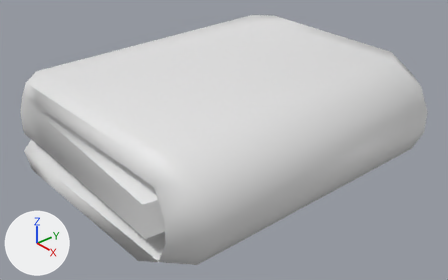
One commit to the Blender file Assets/Blender Files/Assets/Towel.blend: the scene before it, then after it.
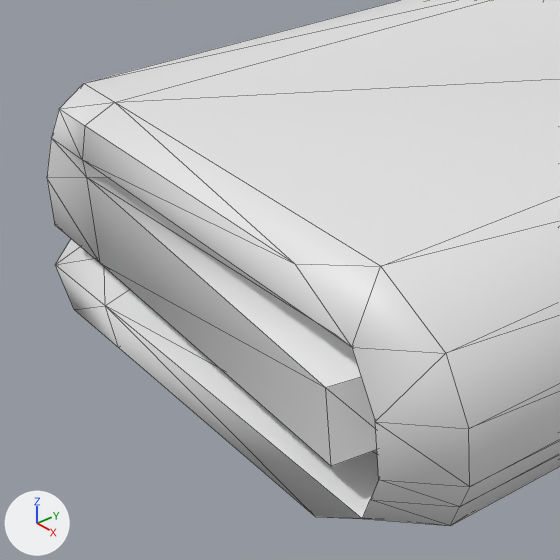
Old and new are each drawn whole from a camera (50 mm lens) standing at (0.658, -0.581, 0.507) and looking at (0.0, -0.01, 0.045) and again close up on the part from 0% to 55% of the width and 12% to 100% of the height. Lighting does not change. The marker at lower left points along +X, +Y and +Z. The close-ups show mesh edges as thin lines.
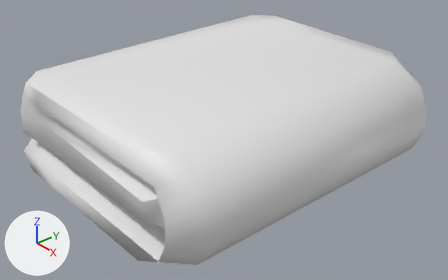
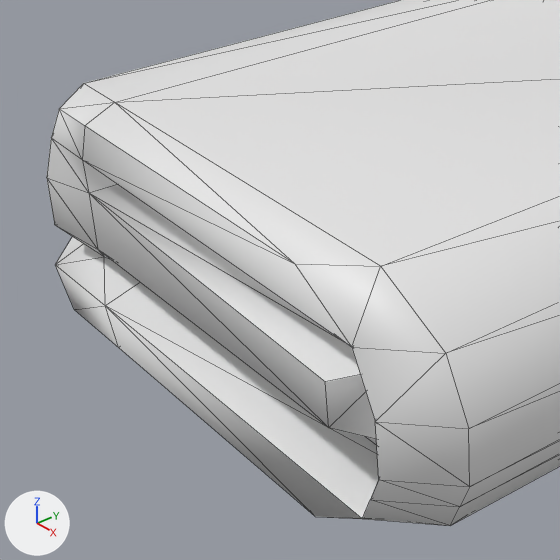
Changed parts and their boxes [x1, y1, x2, y2] in the close-ups (560 x 560 px; the box of a moved part takes in the faces that stretch with it):
part 1 of me_cube_023, moved or reshaped
    before: [47, 138, 377, 466]
    after: [47, 138, 377, 445]

Edits to the bpy script that builds the scene:
```text
Change me_cube_023:
    where me_cube_023.from_pydata(...)  # 90 vertices, 88 faces, 2 loose edges; spans x -0.242..0.211, y -0.258..0.258, z 0.0..0.161
    used by ob_cube_010; location = (0.0, 0.0, 0.0)
    me_cube_023 part 1
    me_cube_023.vertices[30].co: (-0.147, -0.245, 0.115) -> (-0.147, -0.245, 0.103)  # pixel (86, 176) -> pixel (88, 192)
    me_cube_023.vertices[31].co: (-0.147, -0.245, 0.051) -> (-0.147, -0.245, 0.061)  # pixel (99, 262) -> pixel (97, 249)
    me_cube_023.vertices[43].co: (0.142, -0.258, 0.054) -> (0.142, -0.258, 0.079)  # pixel (331, 466) -> pixel (328, 427)
    me_cube_023.vertices[44].co: (0.142, -0.258, 0.103) -> (0.142, -0.258, 0.107)  # pixel (325, 387) -> pixel (325, 381)
```
